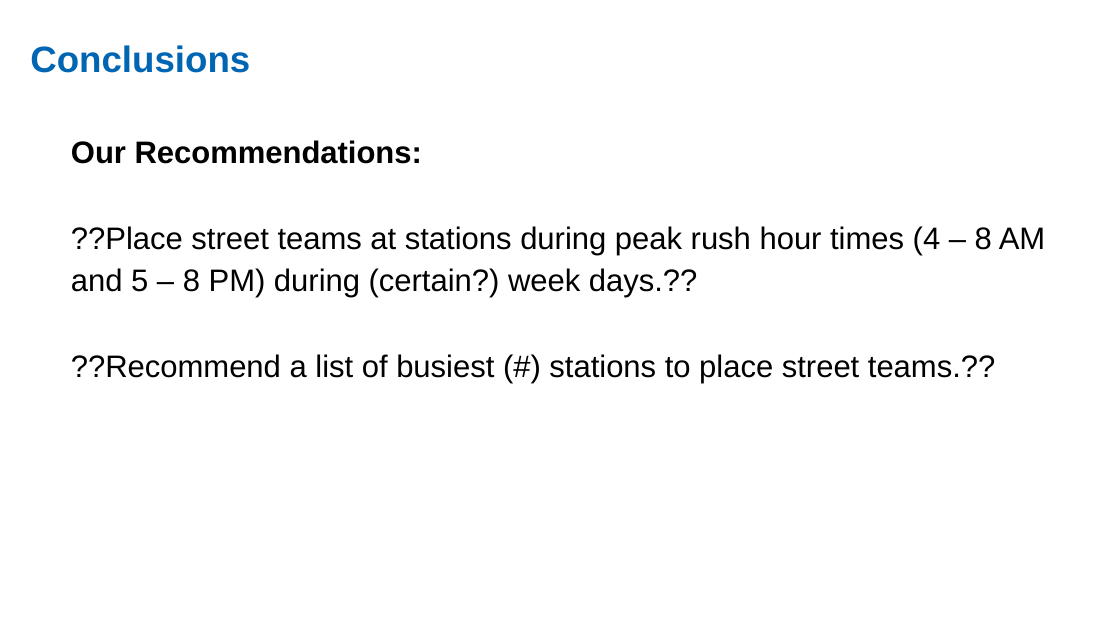
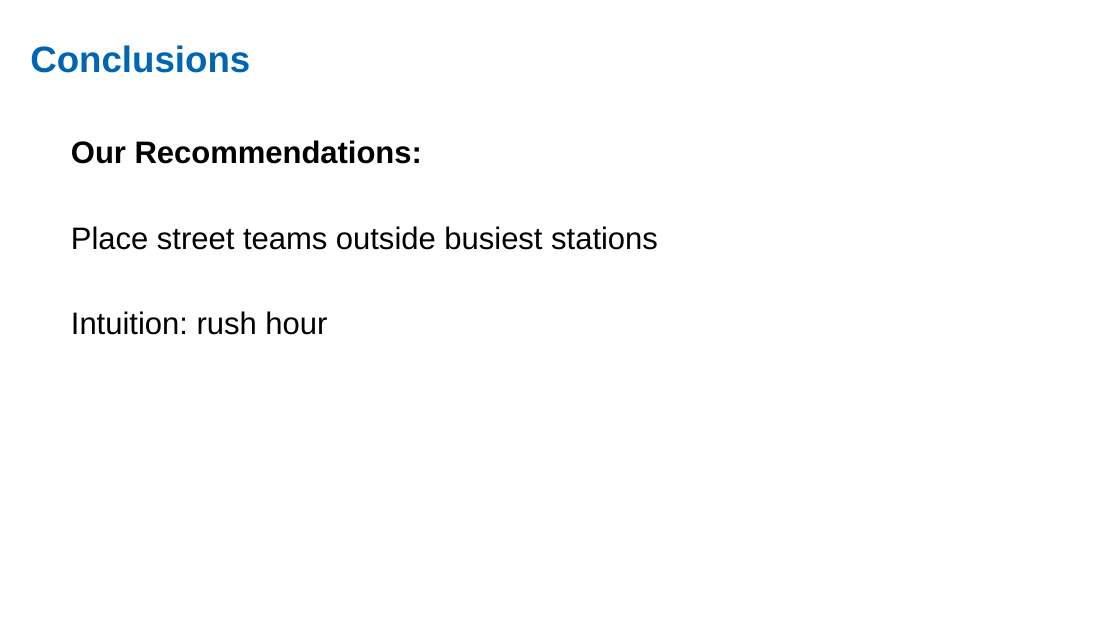
Before and after one commit to ekand/mtacular, a slide deck: slide 8 of reports/MTA_Data_PP.odp. Drawn at 1120x630 pixels with LibreOffice and Linux fonts; fonts in the diff are those of the drawing. Boxes give left, top, right and bottom in pixels: in the first picture for what was removed or moved away, otherwise in the second. Text is boxed around its words. In the diff, an @@ line names an element or a change of style, - is before the commit and + after.

Commit message:
presentation update

```diff
--- a/reports/MTA_Data_PP.odp
+++ b/reports/MTA_Data_PP.odp
@@ text at (71,226,658,335): text changed @@
-??Place street teams at stations during peak rush hour times (4 – 8 AM and 5 – 8 PM) during (certain?) week days.??
-??Recommend a list of busiest (#) stations to place street teams.??
+Place street teams outside busiest stations
+Intuition: rush hour
```
Also in this commit, not shown: 2 slides added, 3 slides removed.
